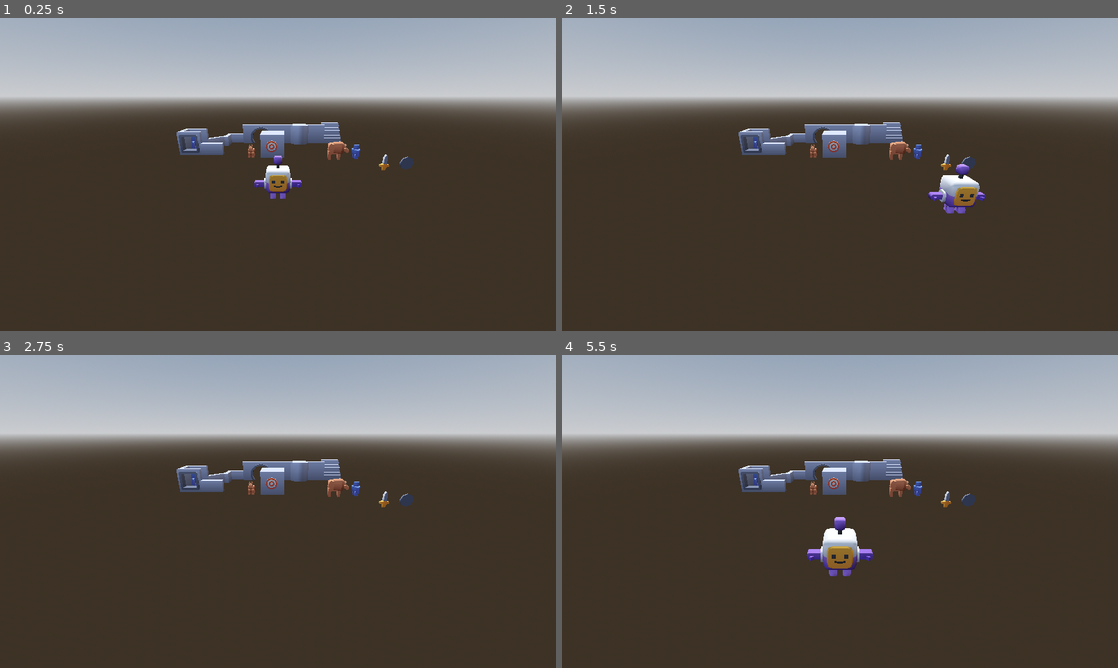
Above: before the commit, frames 1-4 (two rows, left to right).
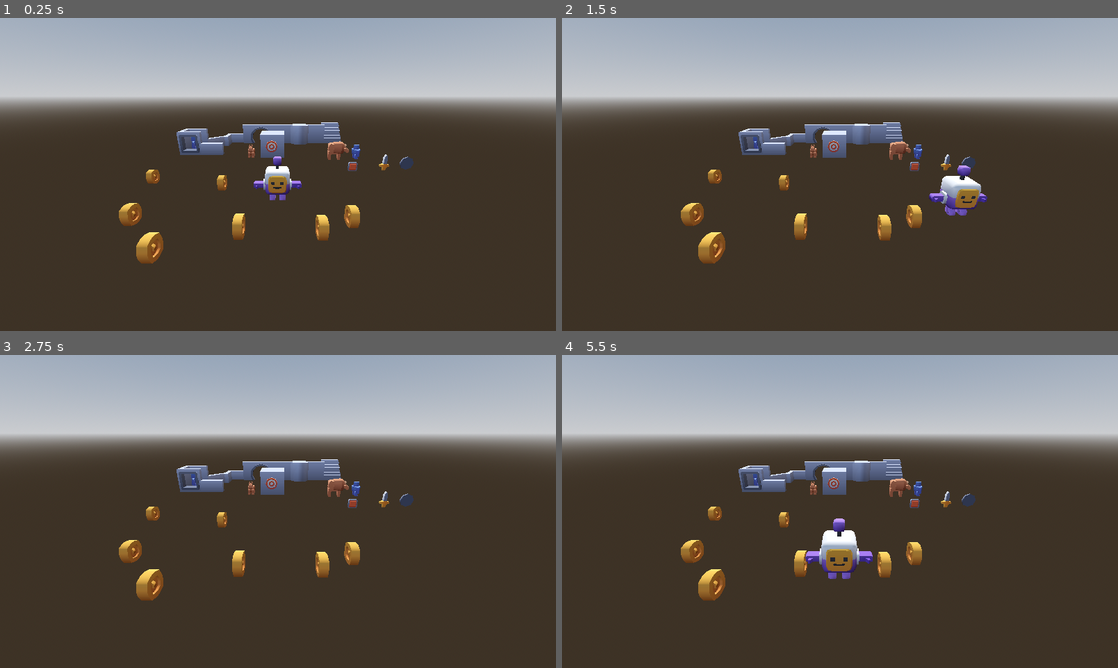
Above: after the commit, the same moments.

Repository: najmam/cours-godot3d-2025-09
Game: Godot game, scene res://racine.tscn
Same seed, same stepped clock (60 frames per second), same inputs: the game is played once before the commit and once after it.
Inputs:
- Up to frame 1 (0.25 s): no input
- Up to frame 2 (1.5 s): tap Enter at 0.5 s; hold D (player_right) 0.53-1.28 s; hold S (player_down) from 1.28 s (still down)
- Up to frame 3 (2.75 s): release S (player_down) at 2.03 s; hold D (player_right) from 2.03 s (still down)
- Up to frame 4 (5.5 s): release D (player_right) at 2.78 s; hold W (player_up) 2.78-3.53 s; hold A (player_left) 3.53-5.03 s; hold S (player_down) from 5.03 s (still down)

The runs differ from the first frame. In frame 1, 1.7% of the frame differs, in the area x 21-65%, y 44-79%; in frame 2, 1.9%; in frame 3, 1.4%; in frame 4, 2.0%, in the area x 21-65%, y 46-79%.

Commit message:
prefabs, instanciation, et jouer un son

Diff:
--- a/camera.gd
+++ b/camera.gd
@@ -1,4 +1,4 @@
-extends Node3D
+extends Camera3D
 
 const ROTATION_SPEED = 1.
 
--- a/character.gd
+++ b/character.gd
@@ -1,14 +1,20 @@
 extends Node3D
 
-var VITESSE_MAX = 3.5
+@export var vitesse_max: float = 3.5
+@export var nom: String = "toto"
+@export var couleur: Color = Color.WHITE
+
 var orientation: float = 0
+
+func _ready():
+	print("rotation du perso au lancement : ", self.rotation * 180./PI)
 
 func _process(delta: float) -> void:
 	var input_lr = Input.get_axis("player_left", "player_right")
 	var input_ud = Input.get_axis("player_down", "player_up")
 	var vitesse = Vector3.RIGHT * input_lr + Vector3.FORWARD * input_ud
 
-	position += VITESSE_MAX * vitesse * delta
+	position += vitesse_max * vitesse * delta
 	if vitesse != Vector3.ZERO:
 		orientation = (-Vector3.FORWARD).signed_angle_to(vitesse, Vector3.UP)
 	rotation.y = orientation
--- /dev/null
+++ b/coin.gd
@@ -0,0 +1,10 @@
+extends Area3D
+
+func _ready():
+	var area = self
+	area.area_entered.connect(_quand_piece_chevauchee)
+
+func _quand_piece_chevauchee(param1):
+	print("piece atteinte")
+	%sound_effect_coin.play()
+	self.queue_free() # faire disparaitre la piece
--- /dev/null
+++ b/prefabs/character.tscn
@@ -0,0 +1,9 @@
+[gd_scene load_steps=3 format=3 uid="uid://b4in4kc3hlqk4"]
+
+[ext_resource type="PackedScene" uid="uid://ci6cby5siqova" path="res://assets-thirdparty/kenney-3d-platformer/models/character.glb" id="1_xofgc"]
+[ext_resource type="Script" uid="uid://c37kxvfbb1tqi" path="res://character.gd" id="2_v5mhf"]
+
+[node name="character" type="Node3D"]
+script = ExtResource("2_v5mhf")
+
+[node name="character-model" parent="." instance=ExtResource("1_xofgc")]
--- /dev/null
+++ b/prefabs/coin.tscn
@@ -0,0 +1,17 @@
+[gd_scene load_steps=4 format=3 uid="uid://o0rx8kkuwcv6"]
+
+[ext_resource type="Script" uid="uid://b7ledswjk0oqp" path="res://coin.gd" id="1_ab8qe"]
+[ext_resource type="PackedScene" uid="uid://blmda8pe7pue7" path="res://assets-thirdparty/kenney-3d-platformer/models/coin.glb" id="2_1we67"]
+
+[sub_resource type="CylinderShape3D" id="CylinderShape3D_ou6ki"]
+height = 0.16836548
+radius = 0.22460938
+
+[node name="coin" type="Area3D"]
+script = ExtResource("1_ab8qe")
+
+[node name="model" parent="." instance=ExtResource("2_1we67")]
+
+[node name="CollisionShape3D" type="CollisionShape3D" parent="."]
+transform = Transform3D(-4.371139e-08, 1, 0, -1, -4.371139e-08, 0, 0, 0, 1, -0.000289917, 0.20827234, 0)
+shape = SubResource("CylinderShape3D_ou6ki")
--- /dev/null
+++ b/prefabs/interrupteur.tscn
@@ -0,0 +1,8 @@
+[gd_scene load_steps=2 format=3 uid="uid://dl5d4vjnjg6e7"]
+
+[ext_resource type="PackedScene" uid="uid://2dt8jpdixua2" path="res://assets-thirdparty/kenney_prototype-kit/Models/GLB format/button-floor-square-small.glb" id="1_7fd0t"]
+
+[node name="interrupteur" type="Node3D"]
+
+[node name="button-floor-square-small3" parent="." instance=ExtResource("1_7fd0t")]
+transform = Transform3D(0.5, 0, 0, 0, -2.1855694e-08, -0.5, 0, 0.5, -2.1855694e-08, 0, 0.6, 0.09)
--- a/racine.gd
+++ b/racine.gd
@@ -1,7 +1,31 @@
 extends Node3D
 
+const CHARACTER = preload("res://prefabs/character.tscn")
+
+var area_du_personnage
+
 func _ready():
-	pass
+	area_du_personnage = $character/Area3D
+
+	# au bout de 1.5 secondes...
+	#await get_tree().create_timer(1.5).timeout.connect(func():
+		## détruire le noeud "bison"
+		#$bison.queue_free())
+	# au bout de 2 secondes...
+	#await get_tree().create_timer(2).timeout.connect(func():
+		## faire apparaître personnage jouable
+		#_invoquer_personnage()
+	#)
+
+	#$coin/Area3D.area_entered.connect(_quand_perso_rencontre_piece)
+#q
+#func _quand_perso_rencontre_piece(param1):
+	#print("coucou je suis le signal area_entered de coin")
+	#print(param1 == area_du_personnage)
+
+func _invoquer_personnage():
+	var node = CHARACTER.instantiate()
+	self.add_child(node) # ajoute le noeud instancié à la scène actuelle
 
 func _process(_delta: float) -> void:
 	pass
--- a/racine.tscn
+++ b/racine.tscn
@@ -1,9 +1,7 @@
-[gd_scene load_steps=26 format=3 uid="uid://bovk7aarjx8yk"]
+[gd_scene load_steps=29 format=3 uid="uid://bovk7aarjx8yk"]
 
-[ext_resource type="PackedScene" uid="uid://ci6cby5siqova" path="res://assets-thirdparty/kenney-3d-platformer/models/character.glb" id="1_4vgkv"]
 [ext_resource type="Script" uid="uid://b8mww0xpd86j0" path="res://racine.gd" id="1_xsnwh"]
 [ext_resource type="Script" uid="uid://b58pc037vqgqa" path="res://camera.gd" id="2_rlwjj"]
-[ext_resource type="Script" uid="uid://c37kxvfbb1tqi" path="res://character.gd" id="4_ns5mm"]
 [ext_resource type="PackedScene" uid="uid://2dt8jpdixua2" path="res://assets-thirdparty/kenney_prototype-kit/Models/GLB format/button-floor-square-small.glb" id="5_x3dlp"]
 [ext_resource type="PackedScene" uid="uid://ub7n5p06sm0i" path="res://assets-thirdparty/kenney_prototype-kit/Models/GLB format/animal-dog.glb" id="6_ou6ki"]
 [ext_resource type="PackedScene" uid="uid://ckgll0ohvy0eb" path="res://assets-thirdparty/kenney_prototype-kit/Models/GLB format/shape-cube.glb" id="7_mf3sx"]
@@ -21,7 +19,11 @@
 [ext_resource type="PackedScene" uid="uid://eruuvbclcy4p" path="res://assets-thirdparty/kenney_prototype-kit/Models/GLB format/weapon-shield.glb" id="19_s1cs0"]
 [ext_resource type="PackedScene" uid="uid://cgk31hp1dmd16" path="res://assets-thirdparty/kenney_prototype-kit/Models/GLB format/figurine-cube-detailed.glb" id="20_ma08d"]
 [ext_resource type="PackedScene" uid="uid://dmhmfw4pdbh0m" path="res://assets-thirdparty/kenney_prototype-kit/Models/GLB format/figurine.glb" id="21_nylso"]
+[ext_resource type="PackedScene" uid="uid://dl5d4vjnjg6e7" path="res://prefabs/interrupteur.tscn" id="21_x3dlp"]
 [ext_resource type="PackedScene" uid="uid://7xkoydeoxrpd" path="res://assets-thirdparty/kenney_prototype-kit/Models/GLB format/animal-bison.glb" id="22_klcii"]
+[ext_resource type="PackedScene" uid="uid://b4in4kc3hlqk4" path="res://prefabs/character.tscn" id="22_ou6ki"]
+[ext_resource type="PackedScene" uid="uid://o0rx8kkuwcv6" path="res://prefabs/coin.tscn" id="23_ou6ki"]
+[ext_resource type="AudioStream" uid="uid://d1trrsubf0es0" path="res://assets-thirdparty/kenney-3d-platformer/sounds/coin.ogg" id="25_2kdf2"]
 
 [sub_resource type="ProceduralSkyMaterial" id="ProceduralSkyMaterial_4vgkv"]
 sky_horizon_color = Color(0.66224277, 0.6717428, 0.6867428, 1)
@@ -35,8 +37,15 @@
 sky = SubResource("Sky_xsnwh")
 tonemap_mode = 2
 
+[sub_resource type="BoxShape3D" id="BoxShape3D_ou6ki"]
+size = Vector3(1, 0.9522095, 0.63879395)
+
 [node name="racine" type="Node3D"]
 script = ExtResource("1_xsnwh")
+
+[node name="sound_effect_coin" type="AudioStreamPlayer" parent="."]
+unique_name_in_owner = true
+stream = ExtResource("25_2kdf2")
 
 [node name="WorldEnvironment" type="WorldEnvironment" parent="."]
 environment = SubResource("Environment_rkcwo")
@@ -45,14 +54,8 @@
 transform = Transform3D(1, 0, 0, 0, -0.63470364, 0.7727556, 0, -0.7727556, -0.63470364, 0, 4.3462925, -7.557098)
 
 [node name="camera" type="Camera3D" parent="."]
-unique_name_in_owner = true
 transform = Transform3D(1, 0, 0, 0, 0.93358046, 0.35836798, 0, -0.35836798, 0.93358046, 0, 2.4663687, 4.7931976)
 script = ExtResource("2_rlwjj")
-
-[node name="character" parent="." instance=ExtResource("1_4vgkv")]
-unique_name_in_owner = true
-transform = Transform3D(1, 0, -1.7484555e-07, 0, 1, 0, 1.7484555e-07, 0, 1, 0, 0, 0)
-script = ExtResource("4_ns5mm")
 
 [node name="=====LEVEL=====" type="Node3D" parent="."]
 
@@ -110,5 +113,38 @@
 [node name="figurine2" parent="." instance=ExtResource("21_nylso")]
 transform = Transform3D(-4.371139e-08, 0, 1, 0, 1, 0, -1, 0, -4.371139e-08, -3.948058, -4.7683716e-07, -4.7636986)
 
-[node name="animal-bison2" parent="." instance=ExtResource("22_klcii")]
+[node name="bison" parent="." instance=ExtResource("22_klcii")]
 transform = Transform3D(-0.9943231, 0, 0.1064028, 0, 1, 0, -0.1064028, 0, -0.9943231, 2.3363116, 0, -3.4688752)
+
+[node name="interrupteur" parent="." instance=ExtResource("21_x3dlp")]
+transform = Transform3D(1, 0, 0, 0, 1, 0, 0, 0, 1, 2.11903, 0, -0.81062794)
+
+[node name="character" parent="." instance=ExtResource("22_ou6ki")]
+transform = Transform3D(1, 0, 0, 0, 1, 0, 0, 0, 1, -0.013182402, 0, 0.076348305)
+
+[node name="Area3D" type="Area3D" parent="character"]
+
+[node name="CollisionShape3D" type="CollisionShape3D" parent="character/Area3D"]
+transform = Transform3D(1, 0, 0, 0, 1, 0, 0, 0, 1, -0.03729081, 0.5660095, -0.028435707)
+shape = SubResource("BoxShape3D_ou6ki")
+
+[node name="coin" parent="." instance=ExtResource("23_ou6ki")]
+transform = Transform3D(1, 0, 0, 0, 1, 0, 0, 0, 1, -1.56036, 0, -0.4563775)
+
+[node name="coin2" parent="." instance=ExtResource("23_ou6ki")]
+transform = Transform3D(1, 0, 0, 0, 1, 0, 0, 0, 1, -2.0383058, 0, 2.1712036)
+
+[node name="coin3" parent="." instance=ExtResource("23_ou6ki")]
+transform = Transform3D(1, 0, 0, 0, 1, 0, 0, 0, 1, 0.80898976, 0, 1.6340029)
+
+[node name="coin4" parent="." instance=ExtResource("23_ou6ki")]
+transform = Transform3D(1, 0, 0, 0, 1, 0, 0, 0, 1, -3.0159655, 0, 1.1787877)
+
+[node name="coin5" parent="." instance=ExtResource("23_ou6ki")]
+transform = Transform3D(1, 0, 0, 0, 1, 0, 0, 0, 1, -0.7231486, 0, 1.5994761)
+
+[node name="coin6" parent="." instance=ExtResource("23_ou6ki")]
+transform = Transform3D(1, 0, 0, 0, 1, 0, 0, 0, 1, -3.7646053, 0, -0.9185147)
+
+[node name="coin7" parent="." instance=ExtResource("23_ou6ki")]
+transform = Transform3D(1, 0, 0, 0, 1, 0, 0, 0, 1, 1.4917166, 0, 1.2535627)
Not shown, added: coin.gd.uid
Not shown, added: export_presets.cfg
